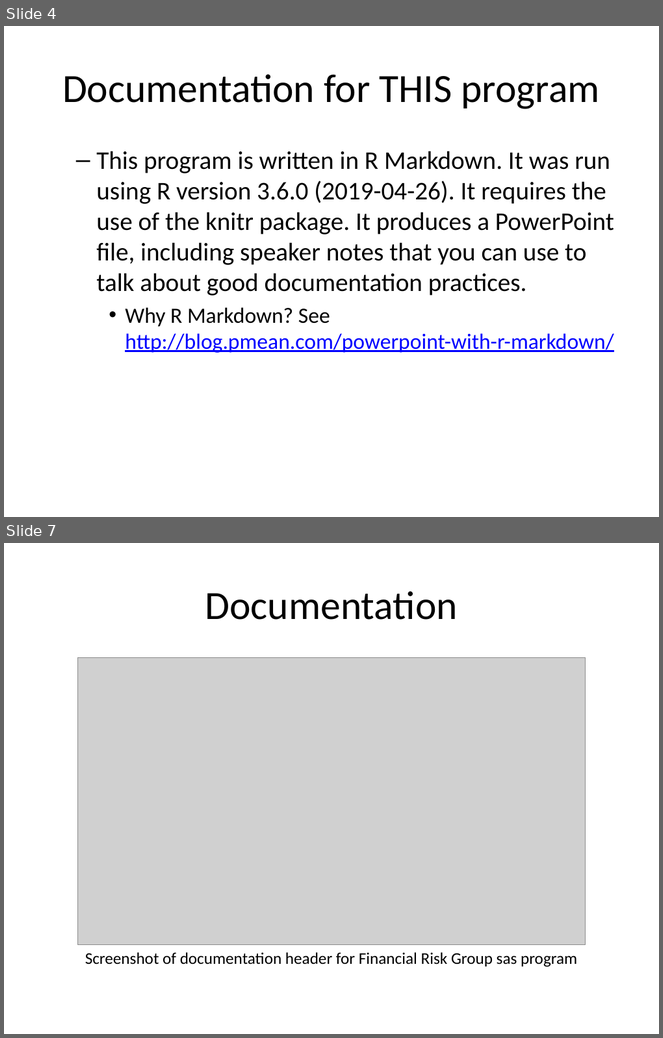
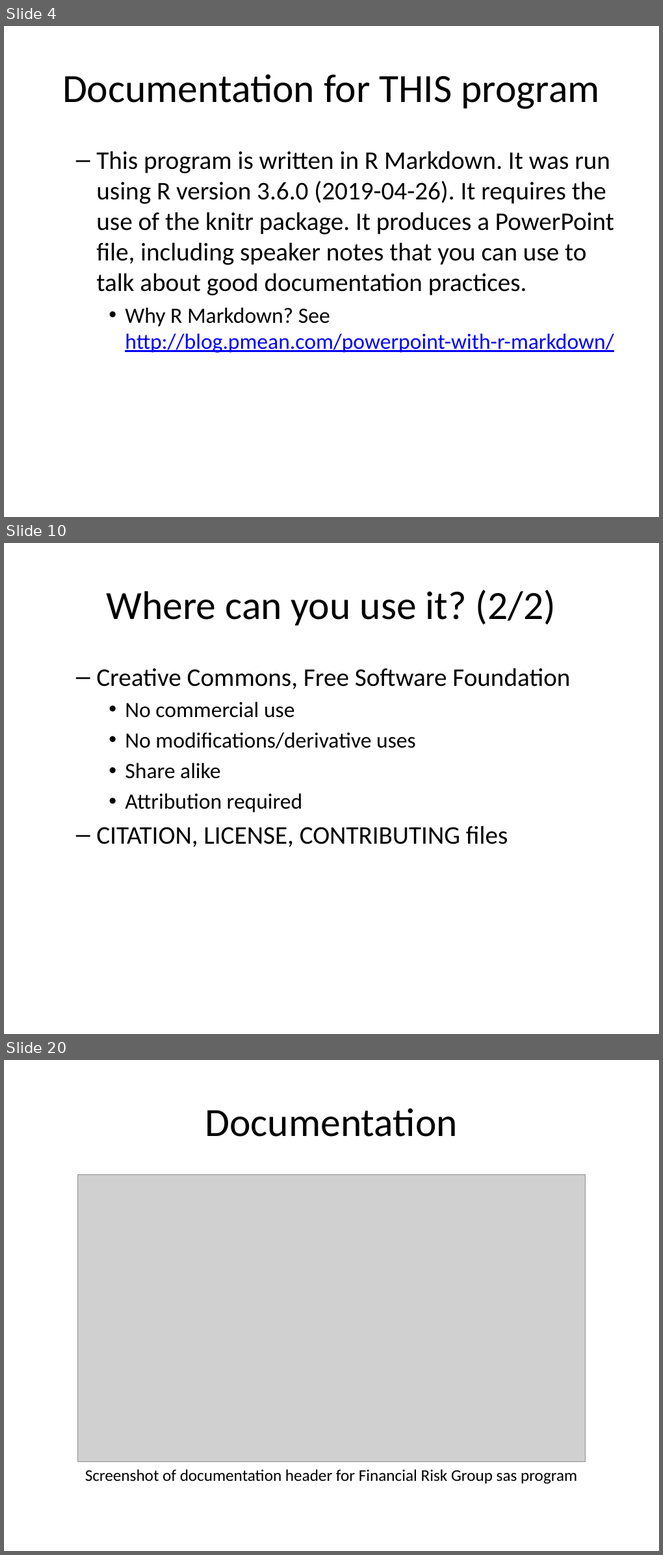
Before and after one commit to pmean/introduction-to-SAS, a slide deck: part0/src/good-documentation.pptx. Shown one above the other, each under a label of ours: slides 4 and 7 before the commit, slides 4, 10 and 20 after it; the slides between them are not shown. The pictures are 663x1038 and 663x1555 pixels, drawn with LibreOffice and Linux fonts; fonts in the diff are those of the drawing; grey boxes stand for pictures. Boxes give left, top, right and bottom in pixels: in the first picture for what was removed or moved away, otherwise in the second. Text is boxed around its words. In the diff, an @@ line names an element or a change of style, - is before the commit and + after.

```diff
--- a/part0/src/good-documentation.pptx
+++ b/part0/src/good-documentation.pptx
@@ slide 10 added at box(4, 543, 659, 1034), background #FFFFFF @@
@@ title added at box(107, 590, 556, 626), 44 pt, text #000000 @@
+Where can you use it? (2/2)
@@ text added at box(96, 668, 570, 847), 24 pt, text #000000 @@
+  – Creative Commons, Free Software Foundation
+    • No commercial use
+    • No modifications/derivative uses
+    • Share alike
+    • Attribution required
+  – CITATION, LICENSE, CONTRIBUTING files
@@ what was slide 7 is now slide 20 @@
```
Also in this commit, not shown: 3 slides changed, 12 other slides added, 3 other files.
